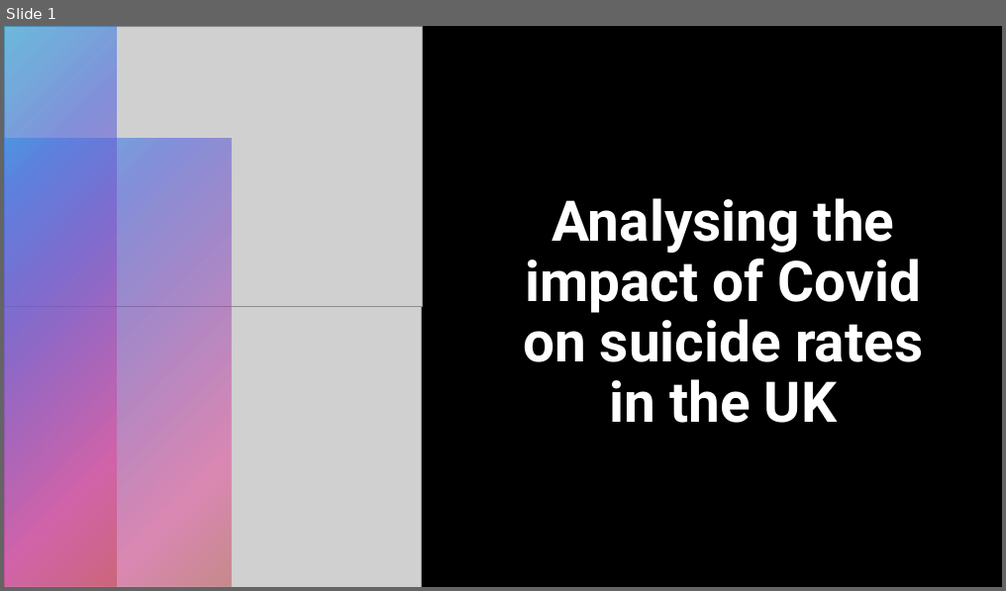
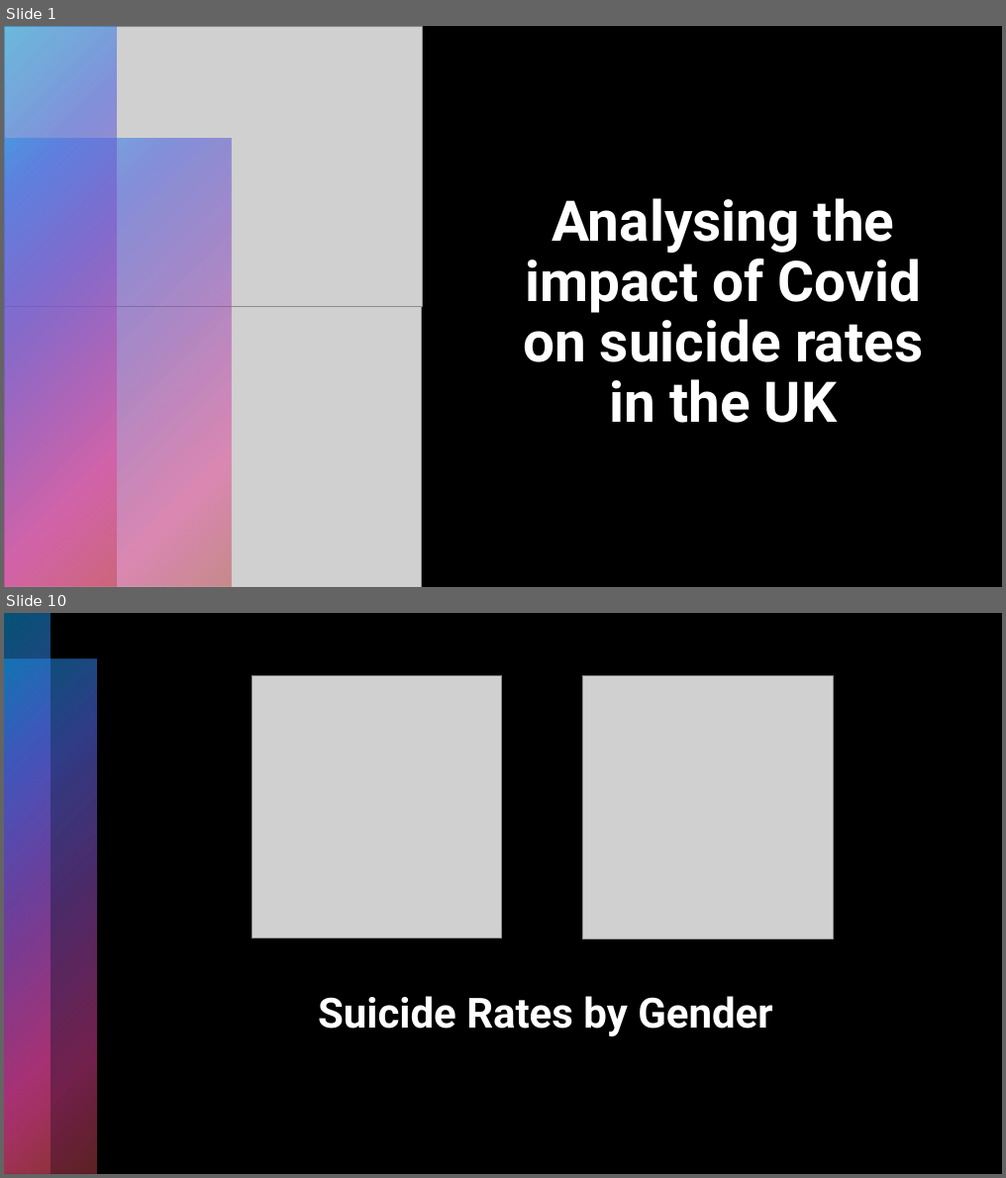
Before and after one commit to HJandu/Project_1_Covid19, a slide deck: Project 1 Presentation.pptx. Shown one above the other, each under a label of ours: slide 1 before the commit, slides 1 and 10 after it; the slides between them are not shown. The pictures are 1006x591 and 1006x1178 pixels, drawn with LibreOffice and Linux fonts; fonts in the diff are those of the drawing; grey boxes stand for pictures. Boxes give left, top, right and bottom in pixels: in the first picture for what was removed or moved away, otherwise in the second. Text is boxed around its words. In the diff, an @@ line names an element or a change of style, - is before the commit and + after.

```diff
--- a/Project 1 Presentation.pptx
+++ b/Project 1 Presentation.pptx
@@ slide 10 added at <box>4,613,1002,1174</box>, background #000000 @@
@@ rectangle added at <box>4,613,51,1174</box>, fill gradient #0BA5E8 to #5066E1 to #894EC0 to #E54196 to #BE4449 @@
@@ rectangle added at <box>4,613,116,1174</box>, fill gradient #0BA5E8 to #5066E1 to #894EC0 to #E54196 to #BE4449 @@
@@ rectangle added at <box>4,613,1002,1174</box>, fill #000000 @@
@@ rectangle added at <box>4,613,51,1174</box>, fill gradient #0BA5E8 to #5066E1 to #894EC0 to #E54196 to #BE4449 @@
@@ rectangle added at <box>4,660,97,1174</box>, fill gradient #0BA5E8 to #5066E1 to #894EC0 to #E54196 to #BE4449 @@
@@ rectangle added at <box>4,660,97,1174</box>, fill gradient #0BA5E8 to #5066E1 to #894EC0 to #E54196 to #BE4449 @@
@@ picture added at <box>252,675,503,938</box> @@
@@ picture added at <box>583,675,834,939</box> @@
@@ rectangle added at <box>4,725,231,1174</box>, fill gradient #0BA5E8 to #5066E1 to #894EC0 to #E54196 to #BE4449 @@
@@ title added at <box>318,996,772,1037</box>, 40 pt, text #FFFFFF, bold @@
+Suicide Rates by Gender
```
Also in this commit, not shown: 22 other slides added.
